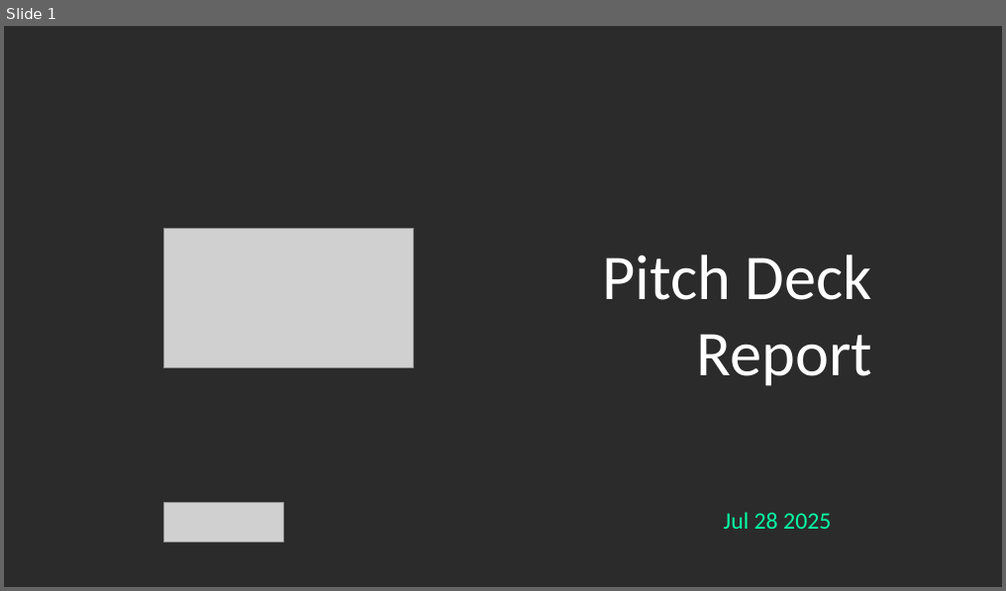
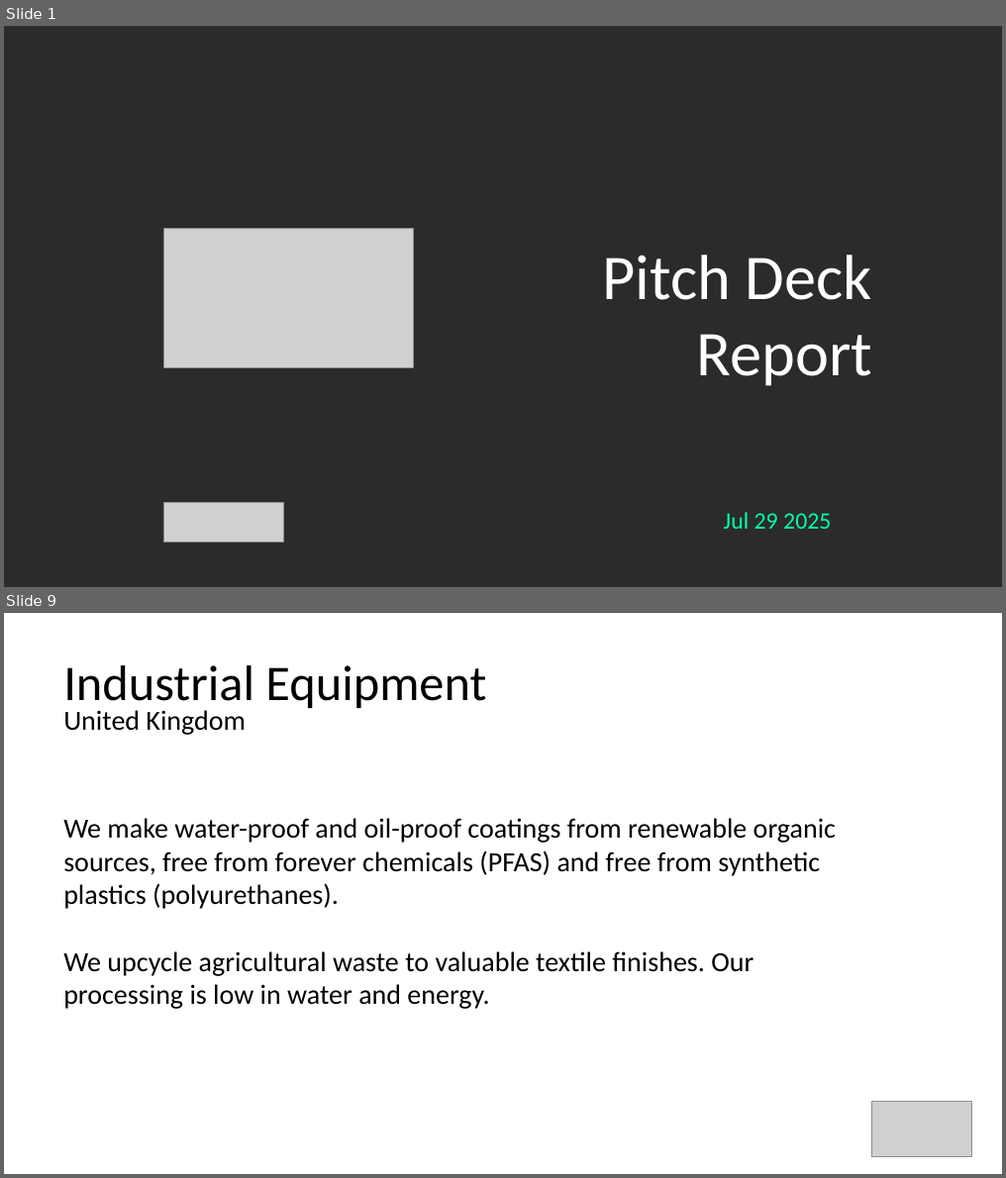
Before and after one commit to Gabrielo-Ram/SOSV-Studio-Slide-Generator, a slide deck: demo.pptx. Shown one above the other, each under a label of ours: slide 1 before the commit, slides 1 and 9 after it; the slides between them are not shown. The pictures are 1006x591 and 1006x1178 pixels, drawn with LibreOffice and Linux fonts; fonts in the diff are those of the drawing; grey boxes stand for pictures; background and template pictures are left out; a plain dark background stands for a picture behind light text. Boxes give left, top, right and bottom in pixels: in the first picture for what was removed or moved away, otherwise in the second. Text is boxed around its words. In the diff, an @@ line names an element or a change of style, - is before the commit and + after.

```diff
--- a/demo.pptx
+++ b/demo.pptx
@@ slide 9 added at bbox=[4, 613, 1002, 1174], background picture (left out) @@
@@ text added at bbox=[63, 665, 486, 711], 36 pt, text #000000 @@
+Industrial Equipment
@@ text added at bbox=[63, 710, 246, 735], 20 pt, text #000000 @@
+United Kingdom
@@ text added at bbox=[63, 818, 836, 1009], 20 pt, text #000000 @@
+We make water-proof and oil-proof coatings from renewable organic sources, free from forever chemicals (PFAS) and free from synthetic plastics (polyurethanes).
+We upcycle agricultural waste to valuable textile finishes. Our processing is low in water and energy.
@@ picture added at bbox=[872, 1101, 972, 1157] @@
@@ slide 1 changed as well @@
@@ text at bbox=[724, 512, 831, 529]: text changed @@
-Jul 28 2025
+Jul 29 2025
```
Also in this commit, not shown: 8 other slides added, 2 slides removed, 6 other files.
